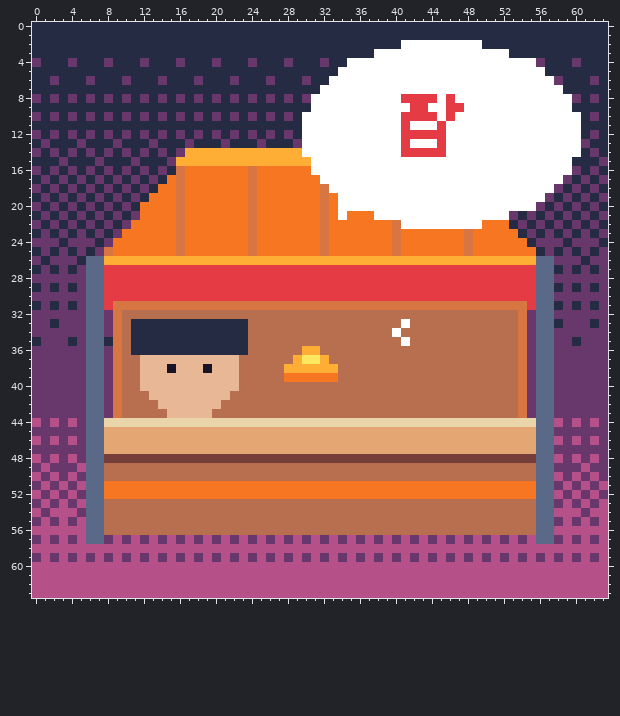
Pixel-art file: art/appicon.aseprite. The picture above is the old version.
64x64 pixels, 1 frame.
New version:
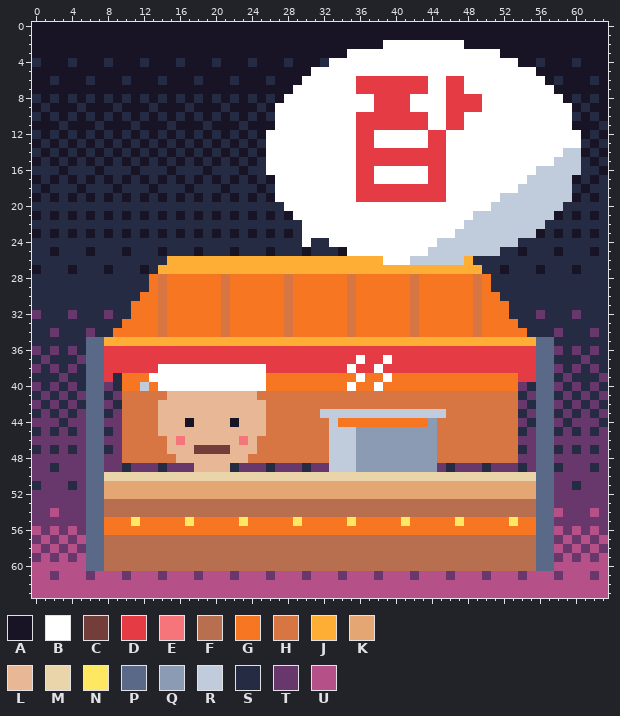
Palette (. is transparent): A #181425  B #ffffff  C #733e39  D #e43b44  E #f6757a  F #b86f50  G #f77622  H #d77643  J #feae34  K #e4a672  L #e8b796  M #ead4aa  N #fee761  P #5a6988  Q #8b9bb4  R #c0cbdc  S #262b44  T #68386c  U #b55088
The exact change:
Changed rows in their new state; - is an unchanged pixel.
first column x 0:
 0 AAAAAAAAAAAAAAAAAAAAAAAAAAAAAAAAAAAAAAAAAAAAAAAAAAAAAAAAAAAAAAAA
 1 AAAAAAAAAAAAAAAAAAAAAAAAAAAAAAAAAAAAAAAAAAAAAAAAAAAAAAAAAAAAAAAA
 2 AAAAAAAAAAAAAAAAAAAAAAAAAAAAAAAAAAAAAAABB-------AAAAAAAAAAAAAAAA
 3 AAAAAAAAAAAAAAAAAAAAAAAAAAAAAAAAAAABBB--------------AAAAAAAAAAAA
 4 SAAASAAASAAASAAASAAASAAASAAASAAASBB-------------------AASAAASAAA
 5 AAAAAAAAAAAAAAAAAAAAAAAAAAAAAAABBB----------------------AAAAAAAA
 6 AASAAASAAASAAASAAASAAASAAASAAABBB---DDDDDDDD--DD---------ASAAASA
 7 AAAAAAAAAAAAAAAAAAAAAAAAAAAAABBB----DDDDDDDD--DD----------AAAAAA
 8 SASASASASASASASASASASASASASABBB-------DDD-BBB--DDD---------ASASA
 9 A-AAA-AAA-AAA-AAA-AAA-AAA-ABBBB-------DDDDBB----DD----------A-AA
10 SASASASASASASASASASASASASASBBB------DDDDD---B--D------------SASA
11 AAA-AAA-AAA-AAA-AAA-AAA-AAABBB------DDDDD-DD-BDD------------AAA-
12 SASASASASASASASASASASASASABBBB------DD---BBB-----------------ASA
13 ASA-ASA-ASA-ASA-ASA-ASA-ASBBBB------DD---B--D----------------SA-
14 SASASASASASASASASASASASASABBBB------DDDDD------------------RRASA
15 A-ASA-ASA-ASA-ASASASASASASBBBBB-----DDDDDDDDDD------------RRR-AS
16 S-SAS-SAS-SAS-SASSSASSSASSBBBBB-----DD------DD----------RRRRR-SA
17 ASASASASASASASASASASASASASABBBBB----DD------DD---------RRRRRASAS
18 SAS-SAS-SAS-SASSSASSSASSSASBBBBBB---DDDDDDDDDD--------RRRRRRSAS-
19 ASASASASASASASASASASASASASABBBBBBB--DDDDDDDDDD------RRRRRRRRASAS
20 S-S-S-S-S-S-SSSSSSSSSSSSSSSSBBBBBB-----------------RRRRRRRR-S-S-
21 ASASASASASASASASASASASASASASABBBBB-BBB-----------RRRRRRRRRASASAS
22 S-S-S-S-S-SSSSSSSSSSSSSSSSSSSSBBBBBBBBBBB-------RRRRRRRRR-S-S-S-
23 ASASASASASASASASASASASASASASASBBBBBBBBBBBBBBBBBRRRRRRRRRASASASAS
24 SSS-SSS-SSSSSSSSSSSSSSSSSSSSSSBSSBBBBBBBBBBBBRRRRRRRRRS-SSS-SSS-
25 -SAS-SASSSASSSASSSASSSASSSASSSASSSABBBBBBBBBRRRRRRRRSSAS-SAS-SAS
26 S-SSS-SSSSSSSSS------------------------BBBRRRRRR-SSSSSSSSSSSS-SS
27 AS-SASSSASSSASJJJJJJJJJJJJJJJJJJJJJJJJJJJJJJJJJJJJSSASSSAS-SAS-S
28 SSSSSSSSSSSSSGHGGGGGGHGGGGGGHGGGGGGHGGGGGGHGGGGGGHGSSSSSSSSSSSSS
29 -S-S-SSSSSSSSGHGGGGGGHGGGGGGHGGGGGGHGGGGGGHGGGGGGHGSSSSSSS-S-S-S
30 SSSSSSSSSSSSGGHGGGGGGHGGGGGGHGGGGGGHGGGGGGHGGGGGGHGGSSSSSSSSSSSS
31 -S-S-SSSSSSGGG-GGGGGG-GGGGGG-GGGGGG-GGGGGG-GGGGGG-GGGSSSSS-S-S-S
32 -SSS-SSS-SSGGGHGGGGGGHGGGGGGHGGGGGGHGGGGGGHGGGGGGHGGGSSSTSSS-SSS
33 SS-SSSSSSSGGGGHGGGGGGHGGGGGGHGGGGGGHGGGGGGHGGGGGGHGGGGSSSS-SSS-S
34 SS-SSSTSSGGGGGHGGGGGGHGGGGGGHGGGGGGHGGGGGGHGGGGGGHGGGGGSSS-SSS-S
35 -SSS-S--JJJJJJJJJJJJJJJJJJJJJJJJJJJJJJJJJJJJJJJJJJJJJJJJ--SS-SSS
36 -S-S-S--DDDDDDDDDDDDDDDDDDDDDDDDDDDDDDDDDDDDDDDDDDDDDDDD---S-S-S
37 S-SSS---DDDDDDDDDDDDDDDDDDDDDDDDDDDDBDDBDDDDDDDDDDDDDDDD--SSS-SS
38 -S-S-S--DDDDDDBBBBBBBBBBBBDDDDDDDDDBDDBDDDDDDDDDDDDDDDDD---S-S-S
39 SSS-SS--DSGGGBBBBBBBBBBBBBGG------GGBGGBGGGGGGGGGGGGGGDD--S-SSS-
40 -S-S-S---SGGRGBBBBBBBBBBBBGGGGGGGGGBGGBGGGGGGGGGGGGGGGTS---S-S-S
41 S-S-S---STHHHHH-------LLLHHHHHHHHHHHHHHHHHHHHHHHHHHHHHS---S-S-S-
42 -S-S-S---SHHHH-------LLLLLHHHHHHHHHHHHHHHHHHHHHHHHHHHHTS---S-S-S
43 S-S-S---STHHHHL-----LLLLLLHHHHHHRRRRRRRRRRRRRRHHHHHHHHS---S-S-S-
44 T-TST---TTHHHHLLLALLLLALLLHHHHHHHRGGGGGGGGGGQHHHHHHHHHTS--TST-TS
45 S-S-S---STHHHHLLLLLLLLLLLLHHHHHHHRRRQQQQQQQQQHHHHHHHHHST--S-S-S-
46 T-T-T---TTHHHHHLELLLLLLELHHHHHHHHRRRQQQQQQQQQHHHHHHHHHTT--T-T-T-
47 S-S-S---STHHHHHLLLCCCCLLLHHHHHHHHRRRQQQQQQQQQHHHHHHHHHST--S-S-S-
48 T-T-T---TTHHHHHHLLLLLLLLHHHHHHHHHRRRQQQQQQQQQHHHHHHHHHTT--T-T-T-
49 -TS--T--TTSTTTSTTTLLLLSTTTSTTTSTTRRRQQQQQQQQQTSTTTSTTTST--S--TS-
50 T-T-T---MMMMMMMMMMMMMMMMMMMMMMMMMMMMMMMMMMMMMMMMMMMMMMMM--T-T-T-
51 ST-TST--KKKKKKKKKKKKKKKKKKKKKKKKKKKKKKKKKKKKKKKKKKKKKKKK---TST-T
52 T-T-T---KKKKKKKKKKKKKKKKKKKKKKKKKKKKKKKKKKKKKKKKKKKKKKKK--T-T-T-
53 -T-T-T-----------------------------------------------------T-T-T
54 T--TT------------------------------------------------------TT--T
55 -T-T-T--GGGNGGGGGNGGGGGNGGGGGNGGGGGNGGGGGNGGGGGNGGGGGNGG---T-T-T
56 -T-T-T--GGGGGGGGGGGGGGGGGGGGGGGGGGGGGGGGGGGGGGGGGGGGGGGG---T-T-T
57 --------FFFFFFFFFFFFFFFFFFFFFFFFFFFFFFFFFFFFFFFFFFFFFFFF--------
58 -T-T-TPPFFFFFFFFFFFFFFFFFFFFFFFFFFFFFFFFFFFFFFFFFFFFFFFFPP-T-T-T
59 ------PPFFFFFFFFFFFFFFFFFFFFFFFFFFFFFFFFFFFFFFFFFFFFFFFFPP------
60 ------PPFFFFFFFFFFFFFFFFFFFFFFFFFFFFFFFFFFFFFFFFFFFFFFFFPP------
61 --T---T---T---T---T---T---T---T---T---T---T---T---T---T---T---T-
Changed places in both pictures, as pixel boxes (x1, y1, x2, y2):
changed: (32, 22, 608, 580)
